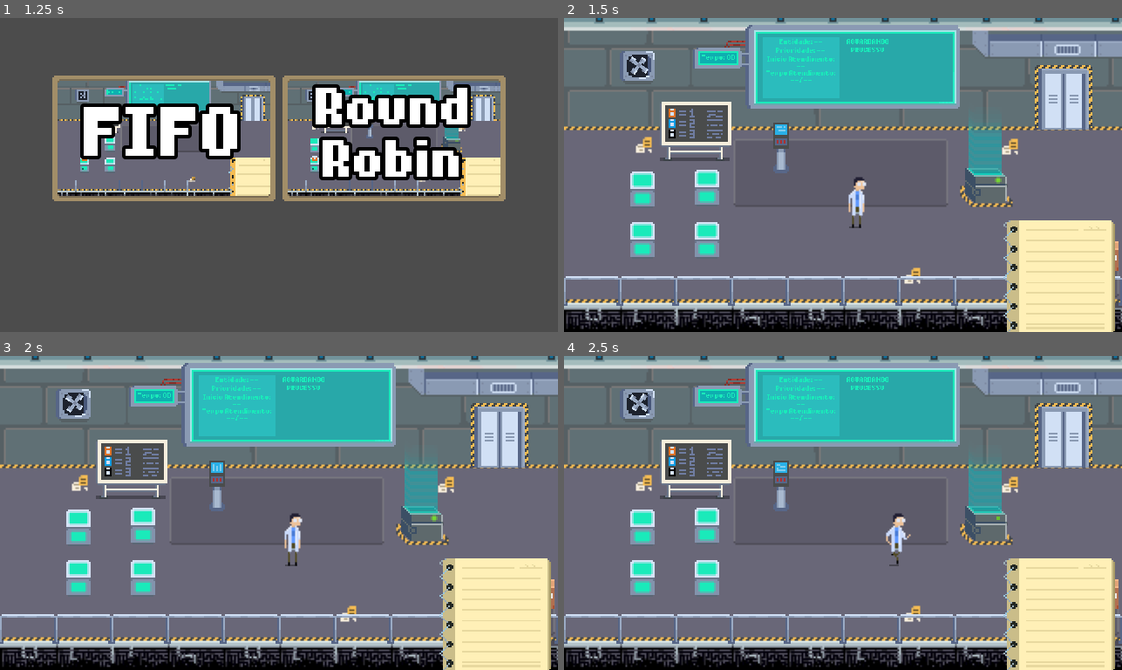
Above: before the commit, frames 1-4 (two rows, left to right).
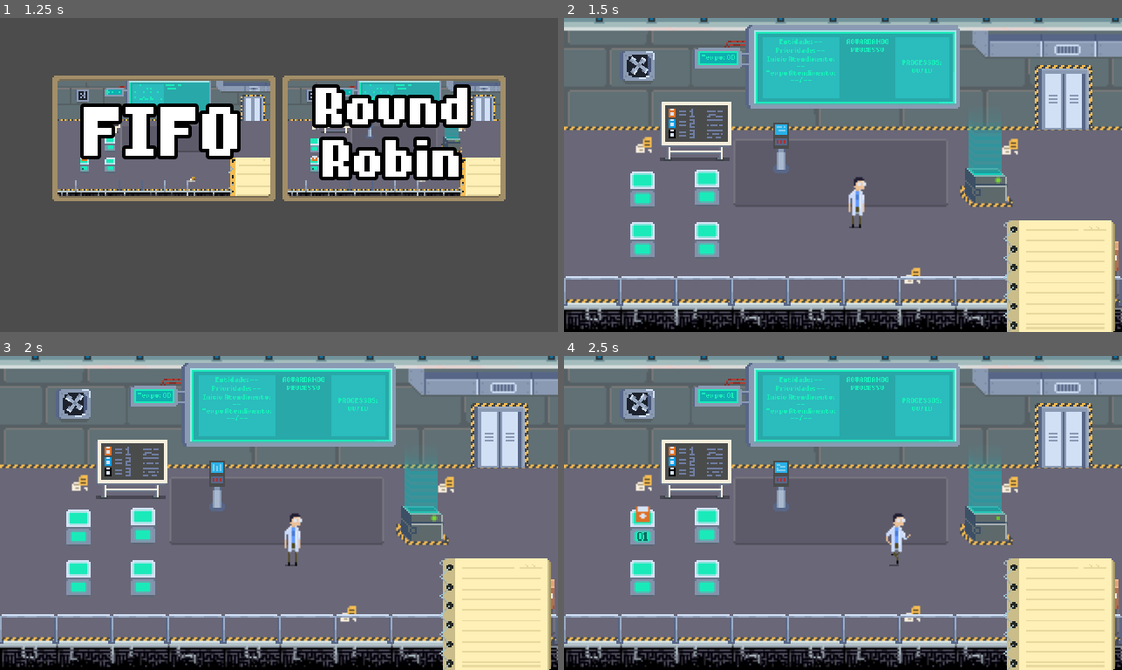
Above: after the commit, the same moments.

Repository: RohrGM/CPU-Quest
Game: Godot game, scene res://scene/Menu.tscn
Two runs of this game, one before a commit and one after it. Both use one fixed random seed, a clock stepped at 60 frames per second and the inputs below.
Inputs:
- Up to frame 1 (1.25 s): click "Jogar" at 0.5 s
- Up to frame 2 (1.5 s): click "FIFO" at 1.25 s
- Up to frame 3 (2 s): no input
- Up to frame 4 (2.5 s): hold D (move_right) from 2.03 s (still down); hold Space (interact) from 2.03 s (still down)

Frame 1 is identical in both runs. In frame 2, less than 0.1% of the frame differs, in the area x 60-68%, y 13-18%; in frame 3, less than 0.1%; in frame 4, 0.3%, in the area x 12-68%, y 11-59%.

Commit message:
add validator

Diff:
--- a/packgescene/Controller.tscn
+++ b/packgescene/Controller.tscn
@@ -100,6 +100,26 @@
 align = 1
 valign = 1
 
+[node name="Box2" type="ColorRect" parent="Terminal"]
+margin_left = 24.0
+margin_top = -17.0
+margin_right = 55.0
+margin_bottom = 18.0
+color = Color( 0.172549, 0.741176, 0.745098, 1 )
+
+[node name="Stage" type="Label" parent="Terminal/Box2"]
+margin_top = 13.0
+margin_right = 77.0
+margin_bottom = 34.0
+rect_scale = Vector2( 0.4, 0.4 )
+custom_colors/font_color = Color( 0.105882, 0.921569, 0.733333, 1 )
+custom_fonts/font = ExtResource( 4 )
+text = "Processos: 00/10"
+align = 1
+valign = 1
+autowrap = true
+uppercase = true
+
 [node name="Box1" type="ColorRect" parent="Terminal"]
 margin_left = -52.0
 margin_top = -17.0
--- a/project.godot
+++ b/project.godot
@@ -14,21 +14,39 @@
 "language": "GDScript",
 "path": "res://script/model/CardModel.gd"
 }, {
+"base": "Validator",
+"class": "FIFO",
+"language": "GDScript",
+"path": "res://script/validator/FIFO.gd"
+}, {
 "base": "Node",
 "class": "PodModel",
 "language": "GDScript",
 "path": "res://script/model/PodModel.gd"
+}, {
+"base": "Reference",
+"class": "Validator",
+"language": "GDScript",
+"path": "res://script/validator/Validator.gd"
 } ]
 _global_script_class_icons={
 "CardModel": "",
-"PodModel": ""
+"FIFO": "",
+"PodModel": "",
+"Validator": ""
 }
 
 [application]
 
 config/name="Projeto Escalonamento"
 run/main_scene="res://scene/Menu.tscn"
-config/icon="res://icon.png"
+boot_splash/image="res://assets/img/splash.png"
+config/icon="res://assets/img/icon.png"
+config/windows_native_icon="res://assets/img/icon.ico"
+
+[autoload]
+
+Global="*res://script/global/Global.gd"
 
 [display]
 
--- a/scene/Game.tscn
+++ b/scene/Game.tscn
@@ -136,7 +136,6 @@
 
 [node name="Timer" type="Timer" parent="."]
 process_mode = 0
-wait_time = 2.0
 one_shot = true
 
 [connection signal="timeout" from="Timer" to="." method="_on_Timer_timeout"]
--- a/scene/Level.tscn
+++ b/scene/Level.tscn
@@ -2,7 +2,7 @@
 
 [ext_resource path="res://assets/img/gameDeniro.png" type="Texture" id=1]
 [ext_resource path="res://assets/font/Default.ttf" type="DynamicFontData" id=2]
-[ext_resource path="res://script/Level.gd" type="Script" id=3]
+[ext_resource path="res://script/packege/Level.gd" type="Script" id=3]
 
 [sub_resource type="AtlasTexture" id=2]
 atlas = ExtResource( 1 )
--- /dev/null
+++ b/scene/Result.tscn
@@ -0,0 +1,296 @@
+[gd_scene load_steps=11 format=2]
+
+[ext_resource path="res://assets/font/MenuFont.tres" type="DynamicFont" id=1]
+[ext_resource path="res://assets/img/gameDeniro.png" type="Texture" id=2]
+[ext_resource path="res://script/packege/Result.gd" type="Script" id=3]
+
+[sub_resource type="AtlasTexture" id=1]
+atlas = ExtResource( 2 )
+region = Rect2( 159.858, 109.631, 64.5624, 66.9341 )
+
+[sub_resource type="AtlasTexture" id=7]
+atlas = ExtResource( 2 )
+region = Rect2( 208, 179, 14, 10 )
+
+[sub_resource type="AtlasTexture" id=6]
+atlas = ExtResource( 2 )
+region = Rect2( 192, 179, 14, 10 )
+
+[sub_resource type="AtlasTexture" id=5]
+atlas = ExtResource( 2 )
+region = Rect2( 163.783, 121.795, 4.24091, 1.92769 )
+
+[sub_resource type="CanvasItemMaterial" id=2]
+
+[sub_resource type="AtlasTexture" id=3]
+atlas = ExtResource( 2 )
+region = Rect2( 0, 0, 128, 32 )
+
+[sub_resource type="AtlasTexture" id=4]
+atlas = ExtResource( 2 )
+region = Rect2( 0, 32, 128, 32 )
+
+[node name="Control" type="Control"]
+anchor_right = 1.0
+anchor_bottom = 1.0
+script = ExtResource( 3 )
+__meta__ = {
+"_edit_vertical_guides_": [ 160.0 ]
+}
+
+[node name="Book" type="Control" parent="."]
+margin_left = 75.0
+margin_top = 5.0
+margin_right = 235.0
+margin_bottom = 151.0
+
+[node name="TextureRect2D" type="TextureRect" parent="Book"]
+margin_left = 1.0
+margin_top = 1.0
+margin_right = 65.0
+margin_bottom = 67.0
+rect_scale = Vector2( 2.5, 2.2 )
+texture = SubResource( 1 )
+
+[node name="Page1" type="Control" parent="Book"]
+margin_left = 33.0
+margin_top = 10.0
+margin_right = 145.0
+margin_bottom = 134.0
+
+[node name="Label" type="Label" parent="Book/Page1"]
+margin_left = 1.00002
+margin_right = 163.0
+margin_bottom = 18.0
+rect_scale = Vector2( 0.4, 0.4 )
+custom_colors/font_color = Color( 0.796078, 0.745098, 0.541176, 1 )
+custom_fonts/font = ExtResource( 1 )
+text = "Fim da Simulação"
+
+[node name="Label2" type="Label" parent="Book/Page1"]
+margin_left = 1.00001
+margin_top = 65.0
+margin_right = 113.0
+margin_bottom = 83.0
+rect_scale = Vector2( 0.4, 0.4 )
+custom_colors/font_color = Color( 0.796078, 0.745098, 0.541176, 1 )
+custom_fonts/font = ExtResource( 1 )
+text = "Score"
+
+[node name="Label3" type="Label" parent="Book/Page1"]
+margin_left = 1.00001
+margin_top = 26.0
+margin_right = 125.0
+margin_bottom = 44.0
+rect_scale = Vector2( 0.4, 0.4 )
+custom_colors/font_color = Color( 0.796078, 0.745098, 0.541176, 1 )
+custom_fonts/font = ExtResource( 1 )
+text = "Tempo Total"
+
+[node name="Label4" type="Label" parent="Book/Page1"]
+margin_left = 1.00001
+margin_top = 39.0
+margin_right = 221.0
+margin_bottom = 57.0
+rect_scale = Vector2( 0.4, 0.4 )
+custom_colors/font_color = Color( 0.796078, 0.745098, 0.541176, 1 )
+custom_fonts/font = ExtResource( 1 )
+text = "Processos Realizados"
+
+[node name="Label5" type="Label" parent="Book/Page1"]
+margin_left = 1.00002
+margin_top = 52.0
+margin_right = 221.0
+margin_bottom = 70.0
+rect_scale = Vector2( 0.4, 0.4 )
+custom_colors/font_color = Color( 0.796078, 0.745098, 0.541176, 1 )
+custom_fonts/font = ExtResource( 1 )
+text = "Erros Encontrados"
+
+[node name="TT" type="Label" parent="Book/Page1"]
+margin_left = 24.0
+margin_top = 26.0
+margin_right = 244.0
+margin_bottom = 44.0
+rect_scale = Vector2( 0.4, 0.4 )
+custom_colors/font_color = Color( 0.796078, 0.745098, 0.541176, 1 )
+custom_fonts/font = ExtResource( 1 )
+text = "20"
+align = 2
+
+[node name="EE" type="Label" parent="Book/Page1"]
+margin_left = 24.0
+margin_top = 52.0
+margin_right = 244.0
+margin_bottom = 70.0
+rect_scale = Vector2( 0.4, 0.4 )
+custom_colors/font_color = Color( 0.796078, 0.745098, 0.541176, 1 )
+custom_fonts/font = ExtResource( 1 )
+text = "20"
+align = 2
+
+[node name="SC" type="Label" parent="Book/Page1"]
+margin_left = 24.0
+margin_top = 65.0
+margin_right = 244.0
+margin_bottom = 83.0
+rect_scale = Vector2( 0.4, 0.4 )
+custom_colors/font_color = Color( 0.796078, 0.745098, 0.541176, 1 )
+custom_fonts/font = ExtResource( 1 )
+text = "300"
+align = 2
+
+[node name="PR" type="Label" parent="Book/Page1"]
+margin_left = 24.0
+margin_top = 39.0
+margin_right = 244.0
+margin_bottom = 57.0
+rect_scale = Vector2( 0.4, 0.4 )
+custom_colors/font_color = Color( 0.796078, 0.745098, 0.541176, 1 )
+custom_fonts/font = ExtResource( 1 )
+text = "20"
+align = 2
+
+[node name="LogsButton" type="TextureButton" parent="Book/Page1"]
+margin_left = 98.0
+margin_top = 114.0
+margin_right = 112.0
+margin_bottom = 124.0
+texture_normal = SubResource( 7 )
+texture_pressed = SubResource( 6 )
+texture_hover = SubResource( 6 )
+stretch_mode = 2
+
+[node name="Label2" type="Label" parent="Book/Page1/LogsButton"]
+margin_left = -64.0
+margin_top = 2.0
+margin_right = 98.0
+margin_bottom = 20.0
+rect_scale = Vector2( 0.4, 0.4 )
+custom_colors/font_color = Color( 0.796078, 0.745098, 0.541176, 1 )
+custom_fonts/font = ExtResource( 1 )
+text = "Log de Erros"
+align = 2
+
+[node name="Page2" type="Control" parent="Book"]
+visible = false
+margin_left = 33.0
+margin_top = 10.0
+margin_right = 145.0
+margin_bottom = 134.0
+
+[node name="Label" type="Label" parent="Book/Page2"]
+margin_left = 1.00002
+margin_right = 163.0
+margin_bottom = 18.0
+rect_scale = Vector2( 0.4, 0.4 )
+custom_colors/font_color = Color( 0.796078, 0.745098, 0.541176, 1 )
+custom_fonts/font = ExtResource( 1 )
+text = "Log de Erros"
+
+[node name="TextureRect" type="TextureRect" parent="Book/Page2"]
+margin_top = 13.0
+margin_right = 114.0
+margin_bottom = 113.0
+texture = SubResource( 5 )
+expand = true
+
+[node name="Log" type="RichTextLabel" parent="Book/Page2"]
+margin_left = 2.0
+margin_top = 15.0
+margin_right = 369.0
+margin_bottom = 335.0
+rect_scale = Vector2( 0.3, 0.3 )
+custom_fonts/normal_font = ExtResource( 1 )
+bbcode_text = "Processo %02d iniciou atendimento fora de ordem
+
+Processo %02d iniciou atendimento fora de ordem
+
+Processo %02d iniciou atendimento fora de ordem
+
+Processo %02d iniciou atendimento fora de ordem
+
+Processo %02d iniciou atendimento fora de ordem
+
+Processo %02d iniciou atendimento fora de ordem
+
+Processo %02d iniciou atendimento fora de ordem"
+text = "Processo %02d iniciou atendimento fora de ordem
+
+Processo %02d iniciou atendimento fora de ordem
+
+Processo %02d iniciou atendimento fora de ordem
+
+Processo %02d iniciou atendimento fora de ordem
+
+Processo %02d iniciou atendimento fora de ordem
+
+Processo %02d iniciou atendimento fora de ordem
+
+Processo %02d iniciou atendimento fora de ordem"
+
+[node name="ResultsButton" type="TextureButton" parent="Book/Page2"]
+margin_left = 1.0
+margin_top = 114.0
+margin_right = 15.0
+margin_bottom = 124.0
+texture_normal = SubResource( 7 )
+texture_pressed = SubResource( 6 )
+texture_hover = SubResource( 6 )
+stretch_mode = 2
+flip_h = true
+
+[node name="Label2" type="Label" parent="Book/Page2/ResultsButton"]
+margin_left = 13.0
+margin_top = 2.0
+margin_right = 175.0
+margin_bottom = 20.0
+rect_scale = Vector2( 0.4, 0.4 )
+custom_colors/font_color = Color( 0.796078, 0.745098, 0.541176, 1 )
+custom_fonts/font = ExtResource( 1 )
+text = "Voltar"
+
+[node name="VBoxContainer" type="HBoxContainer" parent="."]
+margin_left = 95.0
+margin_top = 155.0
+margin_right = 355.0
+margin_bottom = 187.0
+rect_scale = Vector2( 0.5, 0.5 )
+
+[node name="Play" type="TextureButton" parent="VBoxContainer"]
+material = SubResource( 2 )
+margin_right = 128.0
+margin_bottom = 32.0
+texture_normal = SubResource( 3 )
+texture_pressed = SubResource( 4 )
+texture_hover = SubResource( 4 )
+
+[node name="Label" type="Label" parent="VBoxContainer/Play"]
+margin_right = 128.0
+margin_bottom = 32.0
+custom_fonts/font = ExtResource( 1 )
+text = "Jogar"
+align = 1
+valign = 1
+
+[node name="Quit" type="TextureButton" parent="VBoxContainer"]
+material = SubResource( 2 )
+margin_left = 132.0
+margin_right = 260.0
+margin_bottom = 32.0
+texture_normal = SubResource( 3 )
+texture_pressed = SubResource( 4 )
+texture_hover = SubResource( 4 )
+
+[node name="Label" type="Label" parent="VBoxContainer/Quit"]
+margin_right = 128.0
+margin_bottom = 32.0
+custom_fonts/font = ExtResource( 1 )
+text = "Sair"
+align = 1
+valign = 1
+
+[connection signal="pressed" from="Book/Page1/LogsButton" to="." method="_on_LogsButton_pressed"]
+[connection signal="pressed" from="Book/Page2/ResultsButton" to="." method="_on_ResultsButton_pressed"]
+[connection signal="pressed" from="VBoxContainer/Play" to="." method="_on_Play_pressed"]
+[connection signal="pressed" from="VBoxContainer/Quit" to="." method="_on_Quit_pressed"]
--- a/script/Level.gd
+++ /dev/null
@@ -1,10 +0,0 @@
-extends Control
-
-var game_scene: String
-
-
-func _ready():
-	game_scene = "res://scene/Game.tscn"
-
-func _on_Fifo_pressed():
-	get_tree().change_scene(game_scene)
--- /dev/null
+++ b/script/global/Global.gd
@@ -0,0 +1,8 @@
+extends Node
+
+var mode: String
+var total_time: int
+var score: int
+var errors: int
+var total_cards: int
+var logs: Array
--- a/script/packege/Controller.gd
+++ b/script/packege/Controller.gd
@@ -20,10 +20,14 @@
 	_card = card
 	_current_message = _take_message
 	_scenario.set_processing(true)
+	_scenario.get_validator().check_action(card, "insert")
 	$Terminal.set_card(card, _time)
 
 func get_interaction_message() -> String:
 	return _current_message
+
+func set_stage(value: String) -> void:
+	$Terminal.set_stage(value)
 
 func set_timer(time: int) -> void:
 	_time = time
@@ -36,7 +40,6 @@
 			_scenario.set_processing(false)
 		else:
 			_scenario.set_processing(true)
-
 
 ####### PRIVATE ##########################################################
 func _ready():
--- a/script/packege/Game.gd
+++ b/script/packege/Game.gd
@@ -2,12 +2,16 @@
 
 var _pods: Array
 var _rng: RandomNumberGenerator
-var _total_pods: int
+var _total_cards: int
+var _total_finished: int
 var _time: int
 var _controller: Node2D
 var _processing: bool
 var _timer: Timer
 var _cards_scene: Array
+var _validator: Validator
+var _result_scene: String
+export var _max_cards: int = 10
 
 ####### PUBLIC ###########################################################
 func set_processing(status: bool) -> void:
@@ -16,37 +20,63 @@
 		_timer.start()
 
 func remove_card(card: CardModel) -> void:
-	print(card)
 	_cards_scene.erase(card)
+	_total_finished += 1
 	_check_cards()
+	_update_Stage()
+	if _total_finished == _max_cards:
+		_end_simulation()
+
+func get_validator() -> Validator:
+	return _validator
 
 ####### PRIVATE ##########################################################
 func _ready() -> void:
 	_pods = get_tree().get_nodes_in_group("Pod")
 	_controller = find_node("Controller")
 	_rng = RandomNumberGenerator.new()
+	_validator = FIFO.new()
 	_timer = $Timer
-	_total_pods = 0
+	_total_cards = 0
+	_total_finished = 0
 	_time = 0
 	_processing = false
 	_cards_scene = []
+	_result_scene = "res://scene/Result.tscn"
 	_check_cards()
 
 func _check_cards() -> void:
 	if _cards_scene.size() == 0:
+		if _total_cards == _max_cards:
+			return
 		_timer.start()
 
 func _spaw_cards() -> void:
 	for pod in _pods :
-		if not pod.has_card() and _rng.randi_range(1, 7) == 1:
+		if not pod.has_card() and _rng.randi_range(1, 7) == 1 and _total_cards < _max_cards:
 			var card: CardModel = _generate_card()
+			_validator.add_card(card)
 			_cards_scene.append(card)
 			pod.take_card(card)
 			return
 
 func _generate_card() -> CardModel:
-	_total_pods += 1
-	return CardModel.new(_time, _rng.randi_range(1, 3), _total_pods, _rng.randi_range(3, 7))
+	_total_cards += 1
+	var priority = 1 if Global.mode == "FIFO" else _rng.randi_range(1, 3)
+	return CardModel.new(_time, priority, _total_cards, _rng.randi_range(3, 7))
+
+func _update_Stage() -> void:
+	_controller.set_stage("%02d/%02d" % [_total_finished, _max_cards])
+
+
+func _end_simulation() -> void:
+	Global.total_time = _time
+	Global.errors = _validator.get_errors()
+	Global.score = _validator.get_score()
+	Global.total_cards = _max_cards
+	Global.logs = _validator.get_logs()
+
+	get_tree().change_scene(_result_scene)
 
 ####### SIGNALS ##########################################################
 func _on_Timer_timeout() -> void:
--- /dev/null
+++ b/script/packege/Level.gd
@@ -0,0 +1,10 @@
+extends Control
+
+var game_scene: String
+
+func _ready() -> void:
+	game_scene = "res://scene/Game.tscn"
+
+func _on_Fifo_pressed() -> void:
+	Global.mode = "FIFO"
+	get_tree().change_scene(game_scene)
--- a/script/packege/Player.gd
+++ b/script/packege/Player.gd
@@ -36,7 +36,7 @@
 	return _card.is_finish()
 
 ####### PRIVATE ##########################################################
-func _ready():
+func _ready() -> void:
 	_anim = $Animation
 	_gui = $GUI
 	_card_sprite = $Animation/Sprite/Card
--- /dev/null
+++ b/script/packege/Result.gd
@@ -0,0 +1,60 @@
+extends Control
+
+var log_rich: RichTextLabel
+var tt_label: Label
+var ee_label: Label
+var sc_label: Label
+var pr_label: Label
+var page_1: Control
+var page_2: Control
+var level_scene: String
+
+####### PRIVATE ##########################################################
+func _ready() -> void:
+	level_scene = "res://scene/Level.tscn"
+
+	log_rich = $Book/Page2/Log
+	page_1 = $Book/Page1
+	page_2 = $Book/Page2
+	tt_label = $Book/Page1/TT
+	ee_label = $Book/Page1/EE
+	sc_label = $Book/Page1/SC
+	pr_label = $Book/Page1/PR
+
+	_start_result()
+
+func _start_result() -> void:
+	tt_label.text = "%02d" % Global.total_time
+	ee_label.text = "%02d" % Global.errors
+	sc_label.text = "%02d" % Global.score
+	pr_label.text = "%02d" % Global.total_cards
+
+	_set_log(Global.logs)
+
+	page_1.show()
+	page_2.hide()
+
+func _set_log(logs: Array) -> void:
+	log_rich.text = ""
+
+	if len(logs) == 0:
+		log_rich.text = "Nenhum erro encontrado"
+		return
+
+	for l in logs:
+		log_rich.text += (l + "\n\n")
+
+####### SIGNALS ##########################################################
+func _on_LogsButton_pressed() -> void:
+	page_1.hide()
+	page_2.show()
+
+func _on_ResultsButton_pressed() -> void:
+	page_1.show()
+	page_2.hide()
+
+func _on_Play_pressed() -> void:
+	get_tree().change_scene(level_scene)
+
+func _on_Quit_pressed() -> void:
+	get_tree().quit()
--- a/script/packege/Terminal.gd
+++ b/script/packege/Terminal.gd
@@ -10,6 +10,7 @@
 var _message_label: Label
 var _timer_label: Label
 var _status_label: Label
+var _stage_label: Label
 
 func _ready() -> void:
 	_id_label = $Box1/Id
@@ -19,6 +20,7 @@
 	_card_texture = $Box1/Card
 	_timer_label = $TimerSprite/Label
 	_status_label = $Box1/Status
+	_stage_label = $Box2/Stage
 
 	set_card(null, 0)
 
@@ -36,3 +38,6 @@
 
 func set_timer(time: int) -> void:
 	_timer_label.text = "Tempo: %02d" % time
+
+func set_stage(value: String) -> void:
+	_stage_label.text = "Processos: " + value
--- /dev/null
+++ b/script/validator/FIFO.gd
@@ -0,0 +1,40 @@
+extends Validator
+class_name FIFO
+
+var _points: int
+var _errors: int
+var _cards: Array
+var _log: Array
+
+func _ready() -> void:
+	_points = 0
+	_errors = 0
+	_cards = []
+	_log = []
+
+func add_card(card: CardModel) -> void:
+	_cards.append(card)
+
+func check_action(card: CardModel, action: String) -> void:
+	match action:
+		"insert":
+			if not _is_valid_insert(card):
+				_log.append("Processo %02d iniciou atendimento fora de ordem" % card.get_id())
+				_errors += 1
+			else:
+				_points += 10
+
+func _is_valid_insert(card: CardModel) -> bool:
+	for c in _cards:
+		if c.get_init() < card.get_init() and not c.is_finish():
+			return false
+	return true;
+
+func get_logs() -> Array:
+	return _log
+
+func get_errors() -> int:
+	return _errors
+
+func get_score() -> int:
+	return _points
--- /dev/null
+++ b/script/validator/Validator.gd
@@ -0,0 +1,16 @@
+class_name Validator
+
+func add_card(card: CardModel) -> void:
+	pass
+
+func check_action(card: CardModel, action: String) -> void:
+	pass
+
+func get_logs() -> Array:
+	return []
+
+func get_errors() -> int:
+	return 0
+
+func get_score() -> int:
+	return 0
Binary file changed: assets/img/gameDeniro.png
Binary file added: assets/img/icon.ico
Binary file added: assets/img/icon.png
Not shown, added: assets/img/icon.png.import
Binary file added: assets/img/splash.png
Not shown, added: assets/img/splash.png.import
Not shown, added: export_presets.cfg
Binary file changed: icon.png
Not shown, added: dist/Projeto Escalonamento.exe
